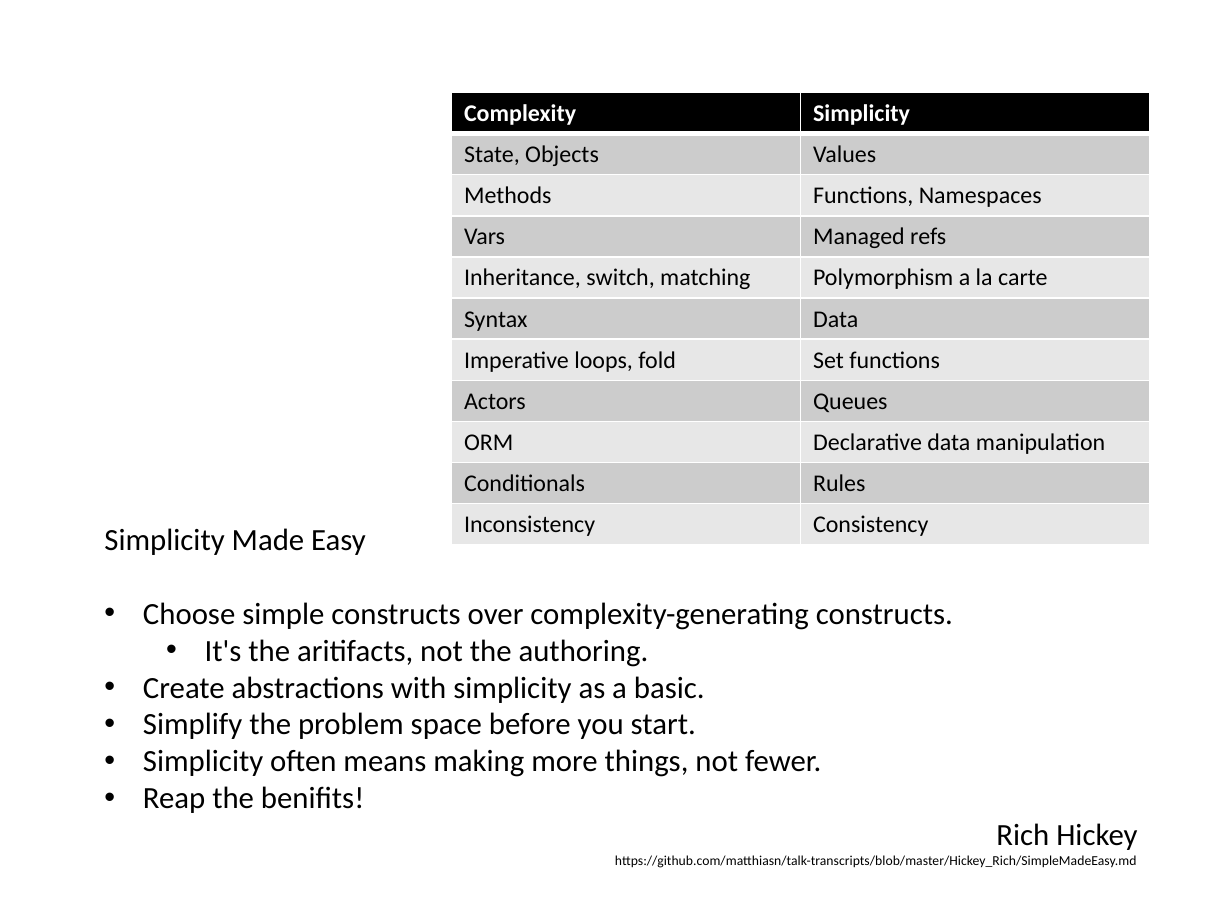
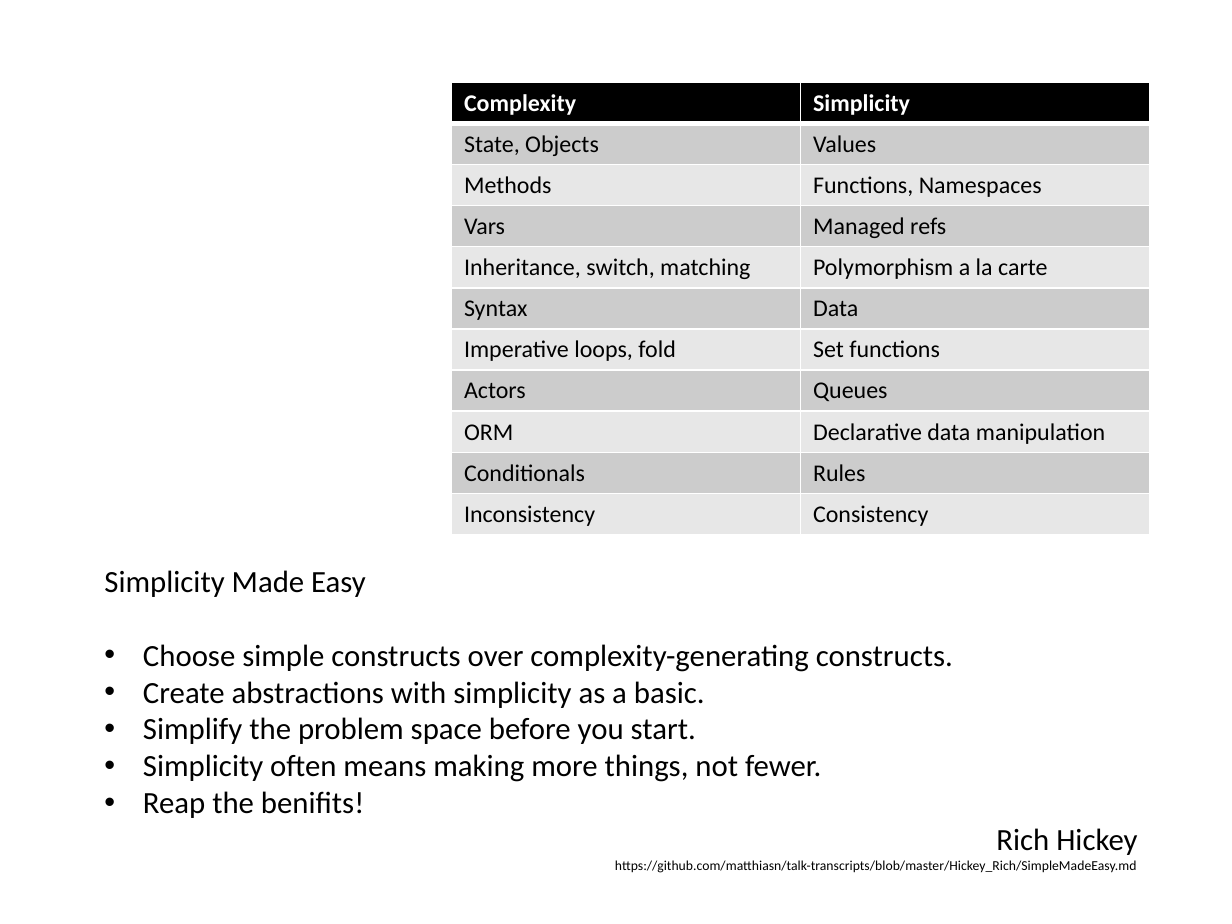
Before and after one commit to hotjk/translation, a slide deck: slide 8 of abstract.pptx (slide 5 before the commit). Drawn at 1232x924 pixels with LibreOffice and Linux fonts; fonts in the diff are those of the drawing. Boxes give left, top, right and bottom in pixels: in the first picture for what was removed or moved away, otherwise in the second. Text is boxed around its words. In the diff, an @@ line names an element or a change of style, - is before the commit and + after.

Commit message:
slide update

```diff
--- a/abstract.pptx
+++ b/abstract.pptx
@@ table: place and size @@
-table at (452,92,1149,545)
+table at (452,83,1149,535)
@@ text "Simplicity Made Easy": place and size @@
-text "Simplicity Made Easy" at (104,528,1137,868)
+text "Simplicity Made Easy" at (104,570,1137,873)
@@ text at (205,639,649,667): paragraph removed @@
-  • It's the aritifacts, not the authoring.
```
Also in this commit, not shown: 7 other slides changed, 3 slides added, 4 slides removed, 1 other file.
